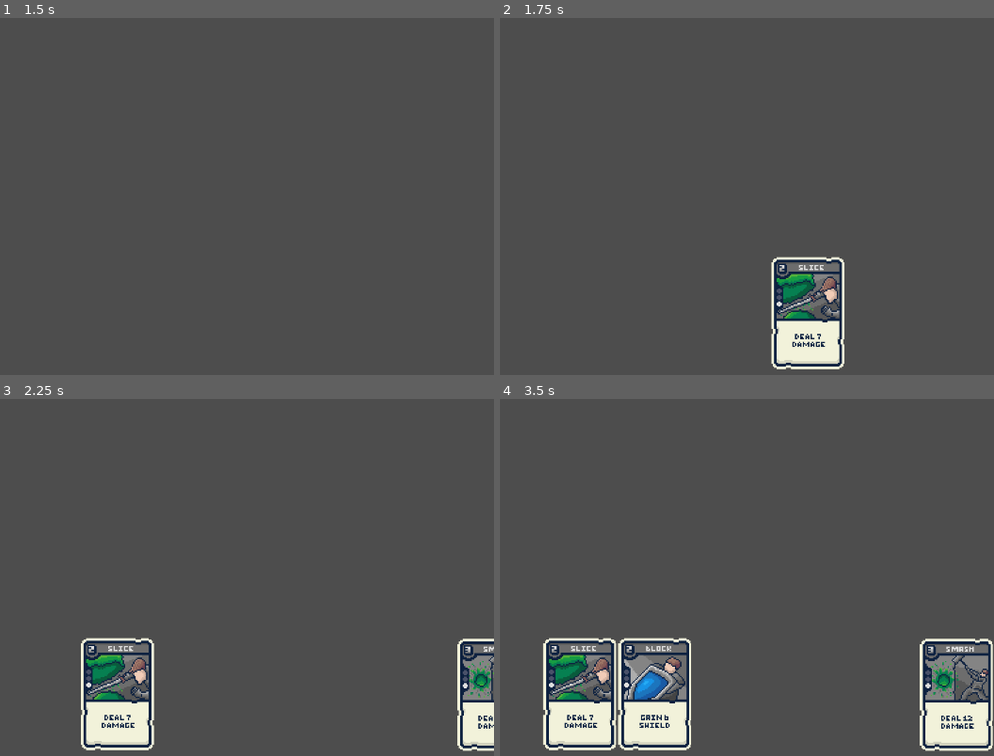
Above: before the commit, frames 1-4 (two rows, left to right).
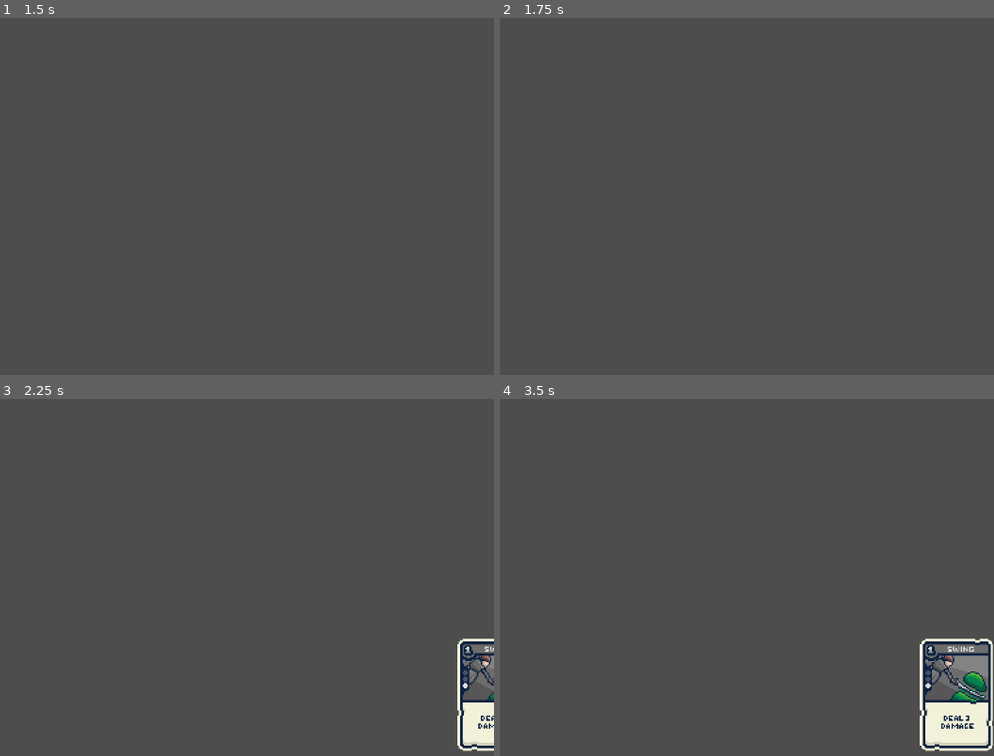
Above: after the commit, the same moments.

Repository: Fredeblok0912/Card_game
Game: Godot game, scene res://menu.tscn
The game is run twice, just before and just after one commit, with the same random seed, the same clock (stepped at 60 frames per second) and the same inputs.
Inputs:
- Up to frame 1 (1.5 s): click "Start Game" at 0.5 s; tap Enter at 1.25 s; hold Up (ui_up) from 1.28 s (still down)
- Up to frame 2 (1.75 s): keep holding Up (ui_up)
- Up to frame 3 (2.25 s): release Up (ui_up) at 2.03 s
- Up to frame 4 (3.5 s): tap Space at 2.75 s; hold Up (ui_up) from 2.78 s (still down)

Frame 1 is identical in both runs. In frame 2, 4.3% of the frame differs, in the area x 54-70%, y 66-99%; in frame 3, 4.9%; in frame 4, 9.9%, in the area x 8-99%, y 66-99%.

Commit message:
Segmenting code correctly

Diff:
--- a/Cardlist.gd
+++ b/Cardlist.gd
@@ -63,65 +63,3 @@
 var current_decklist = [1,2,2,3,4,4]	# Kort som er i spillerens deck under combat, burde være tom og kopiere inholdet af decklist, men for testing rn er den fyldt
 var hand_cards = []						# Kort som er i spillerens hånd
 var discard_pile
-
-#Just for testing, remove later
-func _ready():
-	current_decklist.shuffle()
-	print(current_decklist)
-
-
-#Midlertid kode for at trække kort på input
-func _input(event):
-	if event.is_action_pressed("ui_up"):
-		draw_cards(1)
-
-#Trækker N antal kort til hånden
-func draw_cards(n: int):
-	for i in range(n):
-		if current_decklist.size() > 0:
-			var card_id = current_decklist.pop_front()
-			hand_cards.append(card_id)
-			#display_card(card_id)
-			await get_tree().create_timer(0.3).timeout
-			add_card(card_id)
-		else:
-			#make set the drawpile to contain all cards in the discard pile and wipe the discard pile, then draw the missing cards
-			print("Deck is empty!")
-
-#----------------------------------------------------------------------------
-#Cards in hand loading sprites
-
-#array for the sprites in hand
-var hand_sprites: Array[Sprite2D] = []
-
-@export var card_spacing: float = 115.0		#spacing between cards in hand
-@export var hand_y: float = 230.0			#how high the cards are on screen
-@export var tween_duration: float = 0.35	#how long the card slide in takes
-@export var card_scale: float = 2.0			#how large the card sprites are
-
-func add_card(card_id: int) -> void:
-	var card_sprite := Sprite2D.new()
-	card_sprite.texture = card_sprites_database[card_id]
-
-	card_sprite.scale = Vector2(card_scale, card_scale)
-	add_child(card_sprite)
-	var viewport_width = get_viewport().get_visible_rect().size.x
-	card_sprite.position = Vector2(viewport_width + 200, hand_y)
-
-	hand_sprites.append(card_sprite)
-	_update_hand_positions()
-
-func _update_hand_positions() -> void:
-	var viewport_width = get_viewport().get_visible_rect().size.x
-	var total_width = (hand_sprites.size() - 1) * card_spacing
-	var start_x = viewport_width / 2 - total_width / 2
-
-	for i in range(hand_sprites.size()):
-		var target_x = start_x + i * card_spacing
-		var target_pos = Vector2(target_x, hand_y)
-
-		var tween = create_tween()
-		tween.tween_property(hand_sprites[i], "position", target_pos, tween_duration).set_trans(Tween.TRANS_SINE).set_ease(Tween.EASE_OUT)
-
-func card_played(ID):
-	print("played"+hand_cards[ID])
--- a/game.gd
+++ b/game.gd
@@ -4,5 +4,72 @@
 	get_tree().change_scene_to_file("res://game_over.tscn")
 
 
+
+
+
+
 func Card_played(ID) -> void:
 	print(Cardlist.card_database[ID])
+
+
+
+func _ready():
+	Cardlist.current_decklist.shuffle()
+	print(Cardlist.current_decklist)
+
+
+#Midlertid kode for at trække kort på input
+func _input(event):
+	if event.is_action_pressed("ui_up"):
+		draw_cards(1)
+
+#Trækker N antal kort til hånden
+func draw_cards(n: int):
+	for i in range(n):
+		if Cardlist.current_decklist.size() > 0:
+			var card_id = Cardlist.current_decklist.pop_front()
+			Cardlist.hand_cards.append(card_id)
+			#display_card(card_id)
+			await get_tree().create_timer(0.3).timeout
+			add_card(card_id)
+		else:
+			#make set the drawpile to contain all cards in the discard pile and wipe the discard pile, then draw the missing cards
+			print("Deck is empty!")
+
+#----------------------------------------------------------------------------
+#Cards in hand loading sprites
+
+#array for the sprites in hand
+var hand_sprites: Array[Sprite2D] = []
+
+@export var card_spacing: float = 115.0		#spacing between cards in hand
+@export var hand_y: float = 230.0			#how high the cards are on screen
+@export var tween_duration: float = 0.35	#how long the card slide in takes
+@export var card_scale: float = 2.0			#how large the card sprites are
+
+func add_card(card_id: int) -> void:
+	var card_sprite := Sprite2D.new()
+	card_sprite.texture = Cardlist.card_sprites_database[card_id]
+
+	card_sprite.scale = Vector2(card_scale, card_scale)
+	add_child(card_sprite)
+	var viewport_width = get_viewport().get_visible_rect().size.x
+	card_sprite.position = Vector2(viewport_width + 200, hand_y)
+
+	hand_sprites.append(card_sprite)
+	_update_hand_positions()
+
+func _update_hand_positions() -> void:
+	var viewport_width = get_viewport().get_visible_rect().size.x
+	var total_width = (hand_sprites.size() - 1) * card_spacing
+	var start_x = viewport_width / 2 - total_width / 2
+
+	for i in range(hand_sprites.size()):
+		var target_x = start_x + i * card_spacing
+		var target_pos = Vector2(target_x, hand_y)
+
+		var tween = create_tween()
+		tween.tween_property(hand_sprites[i], "position", target_pos, tween_duration).set_trans(Tween.TRANS_SINE).set_ease(Tween.EASE_OUT)
+
+func card_played(ID):
+	print("played"+Cardlist.hand_cards[ID])
